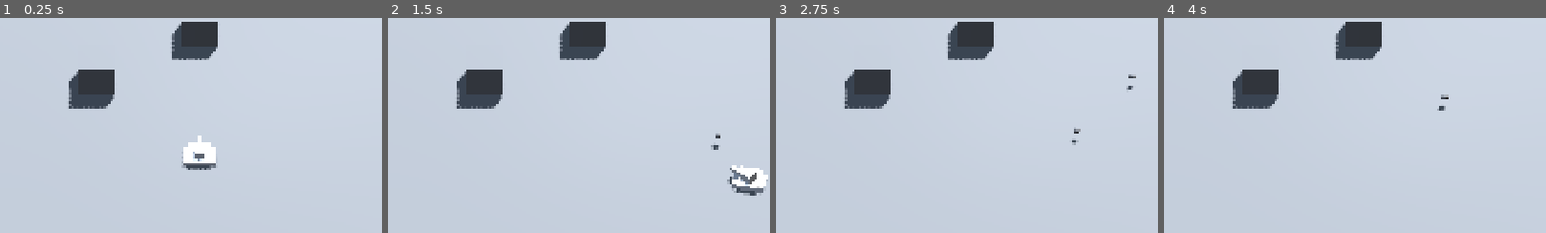
Above: before the commit, frames 1-4 (left to right).
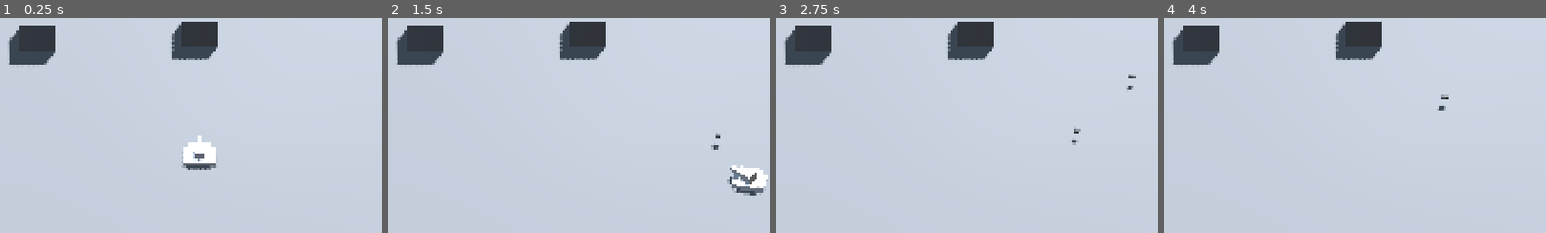
Above: after the commit, the same moments.

Repository: pepsp/tank
Game: Godot game, scene res://scenes/game.tscn
The game is run twice, just before and just after one commit, with the same random seed, the same clock (stepped at 60 frames per second) and the same inputs.
Inputs (mouse positions are % of the whole screen's width and height, from its top left):
- Up to frame 1 (0.25 s): no input
- Up to frame 2 (1.5 s): tap Enter at 0.5 s; move the mouse to (72, 45) at 0.52 s; hold D (right) 0.53-1.28 s; click (72, 45) at 0.6 s; move the mouse to (30, 55) at 1.27 s; hold S (down) from 1.28 s (still down); click (30, 55) at 1.35 s
- Up to frame 3 (2.75 s): move the mouse to (60, 28) at 2.02 s; release S (down) at 2.03 s; hold D (right) from 2.03 s (still down); click (60, 28) at 2.1 s
- Up to frame 4 (4 s): move the mouse to (45, 70) at 2.77 s; release D (right) at 2.78 s; hold W (up) 2.78-3.53 s; click (45, 70) at 2.85 s; move the mouse to (80, 65) at 3.52 s; hold A (left) from 3.53 s (still down); click (80, 65) at 3.6 s
The pictures show only the part of the screen within x 24-74%, y 46-96%; the shares and areas given below are measured in that part.

The runs differ from the first frame. In frame 1, 4.1% of the frame differs, in the area x 2-30%, y 3-43%; in frame 2, 4.1%; in frame 3, 4.1%; in frame 4, 4.1%.

Commit message:
limited bounces

Diff:
--- a/project.godot
+++ b/project.godot
@@ -19,7 +19,6 @@
 
 window/size/viewport_width=1920
 window/size/viewport_height=1080
-window/size/mode=3
 window/size/window_width_override=1280
 window/size/window_height_override=720
 window/stretch/mode="canvas_items"
--- a/scenes/cannon_ball.gd
+++ b/scenes/cannon_ball.gd
@@ -1,6 +1,9 @@
 extends RigidBody3D
 
 @export var velocidad: float = 7.2
+@export var rebotes := 0
+@export var max_rebotes := 1
+const TERRENO := 3
 
 
 func disparar(direccion: Vector3) -> void:
@@ -10,3 +13,12 @@
 	var v := state.linear_velocity
 	if v.length() > 0.001:
 		state.linear_velocity = v.normalized() * velocidad
+
+
+func _on_body_entered(body: Node) -> void:
+	if body.get_collision_layer_value(TERRENO):
+		rebotes += 1
+		if rebotes > max_rebotes:
+			queue_free()
+		return
+	queue_free()
--- a/scenes/cannon_ball.tscn
+++ b/scenes/cannon_ball.tscn
@@ -23,6 +23,7 @@
 lock_rotation = true
 continuous_cd = true
 contact_monitor = true
+max_contacts_reported = 4
 linear_damp_mode = 1
 angular_damp_mode = 1
 script = ExtResource("1_4105j")
@@ -34,3 +35,5 @@
 [node name="CollisionShape3D" type="CollisionShape3D" parent="." unique_id=935465518]
 transform = Transform3D(1, 0, 0, 0, 1, 0, 0, 0, 1, -3.0517578e-05, 0.00022125244, 0.00015258789)
 shape = SubResource("SphereShape3D_4105j")
+
+[connection signal="body_entered" from="." to="." method="_on_body_entered"]
--- a/scenes/game.tscn
+++ b/scenes/game.tscn
@@ -43,4 +43,4 @@
 transform = Transform3D(1, 0, 0, 0, 1, 0, 0, 0, 1, 0, 0.5415053, 0)
 
 [node name="Cubo2" parent="." unique_id=1919415298 instance=ExtResource("4_lbhrr")]
-transform = Transform3D(1, 0, 0, 0, 1, 0, 0, 0, 1, -2.8712502, 0.5415053, 1.9156506)
+transform = Transform3D(1, 0, 0, 0, 1, 0, 0, 0, 1, -4.538333, 0.5415053, 0.21806407)
